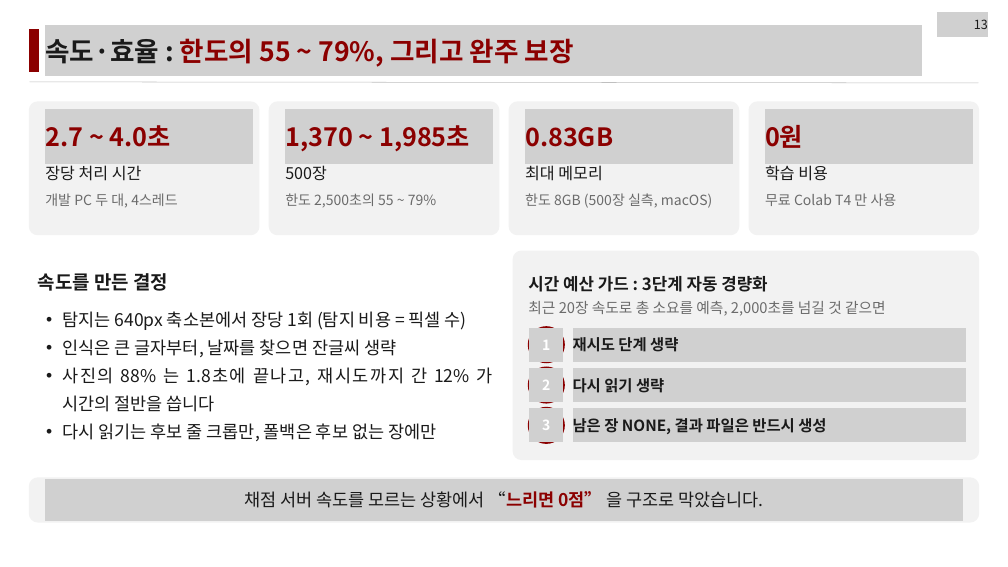
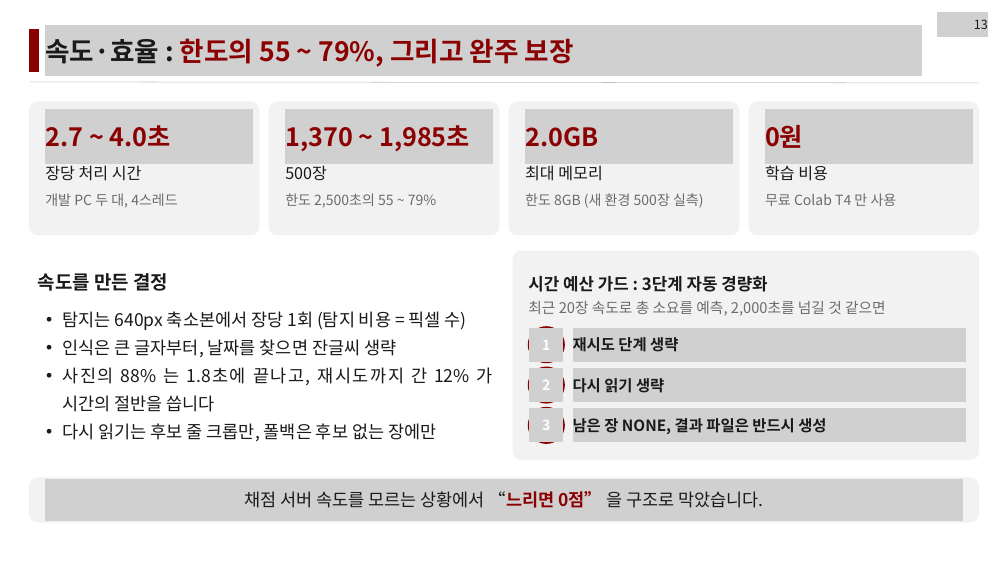
Before and after one commit to LEEbyeongchul/itda3-CODE-subway, a slide deck: slide 13 of 발표/[CODE]_서브웨이_본선발표.pptx. Drawn at 1008x567 pixels with LibreOffice and Linux fonts; fonts in the diff are those of the drawing; grey boxes stand for pictures. Boxes give left, top, right and bottom in pixels: in the first picture for what was removed or moved away, otherwise in the second. Text is boxed around its words. In the diff, an @@ line names an element or a change of style, - is before the commit and + after.

```diff
--- a/발표/[CODE]_서브웨이_본선발표.pptx
+++ b/발표/[CODE]_서브웨이_본선발표.pptx
@@ text at bbox=[525, 127, 598, 147]: text changed @@
-0.83GB
+2.0GB
@@ text at bbox=[525, 193, 704, 208]: text changed @@
-한도 8GB (500장 실측, macOS)
+한도 8GB (새 환경 500장 실측)
```
Also in this commit, not shown: 1 other slide changed, 10 other files.
